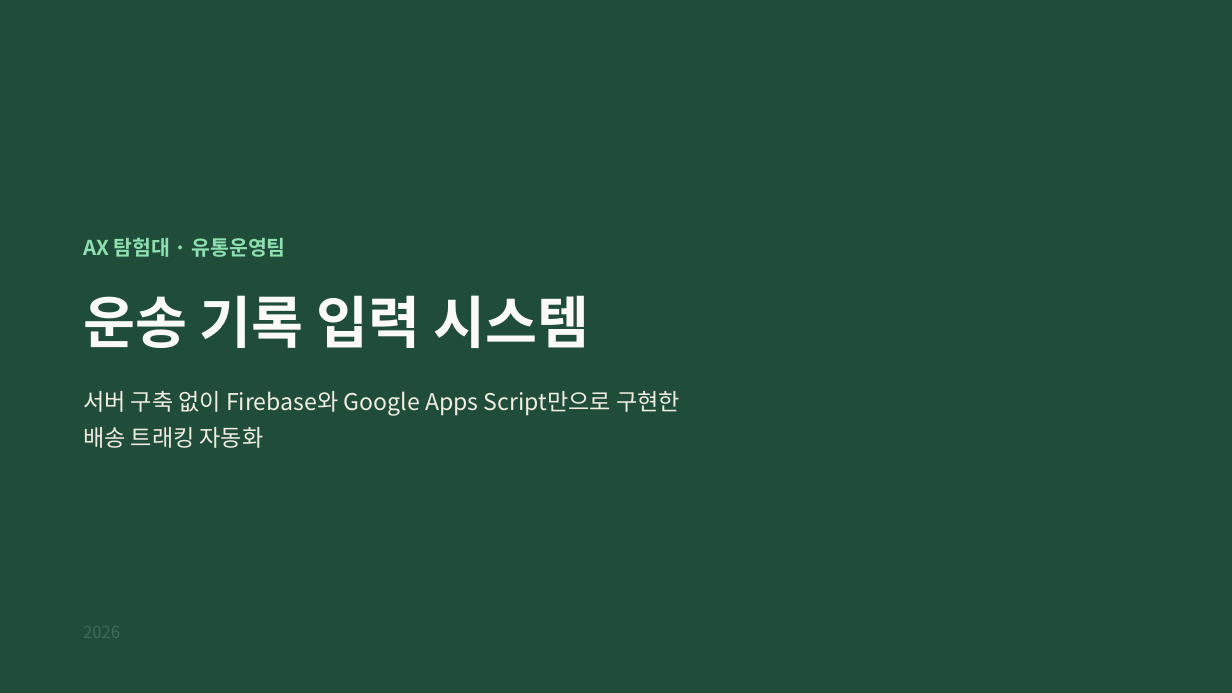
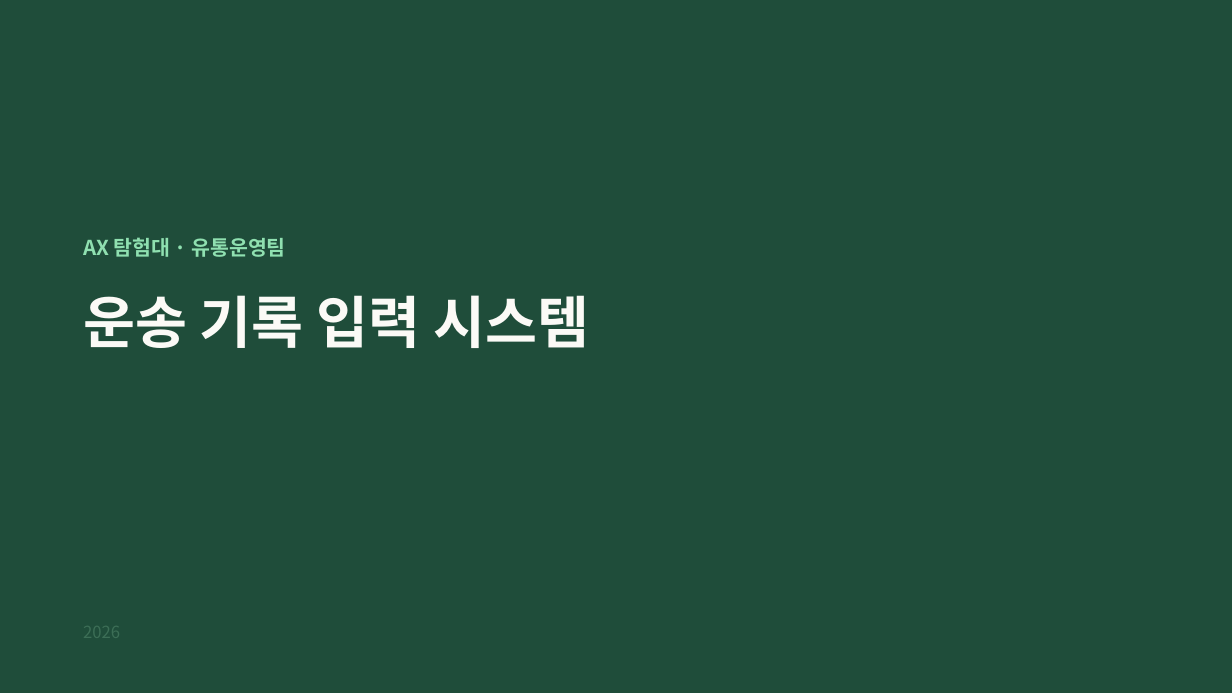
Before and after one commit to dreamsinblue-gif/KGH, a slide deck: slide 1 of 6_발표자료.pptx. Drawn at 1232x693 pixels with LibreOffice and Linux fonts; fonts in the diff are those of the drawing. Boxes give left, top, right and bottom in pixels: in the first picture for what was removed or moved away, otherwise in the second. Text is boxed around its words. In the diff, an @@ line names an element or a change of style, - is before the commit and + after.

```diff
--- a/6_발표자료.pptx
+++ b/6_발표자료.pptx
@@ text removed at [83,391,680,448] @@
-서버 구축 없이 Firebase와 Google Apps Script만으로 구현한
-배송 트래킹 자동화
```
Also in this commit, not shown: 7 other slides changed.
